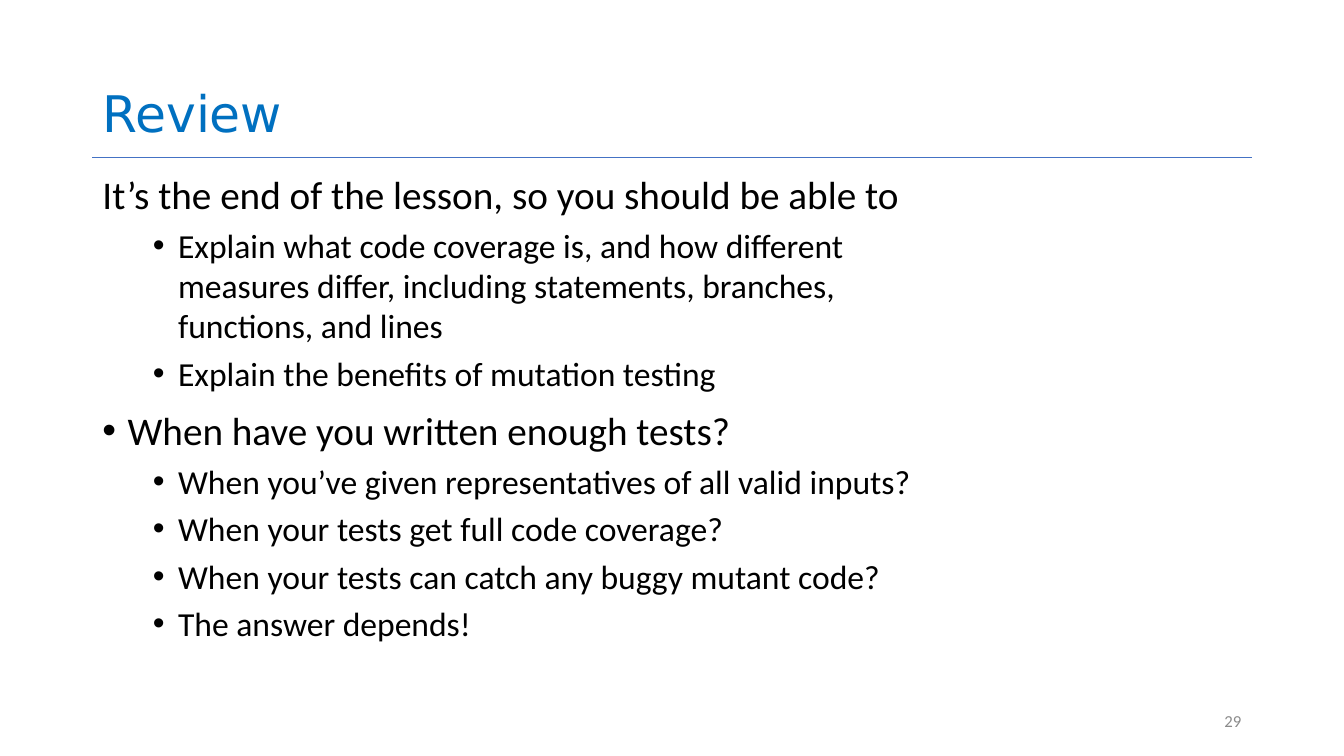
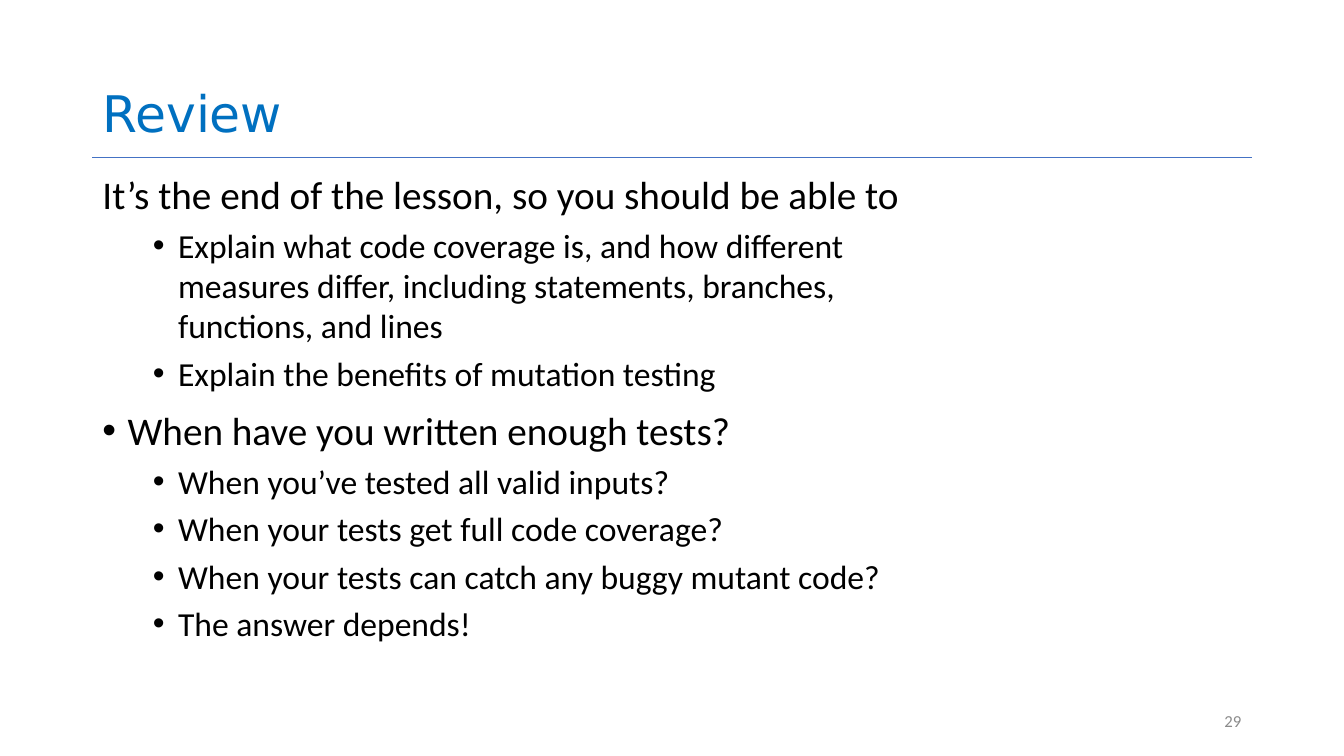
Before and after one commit to rimshaTest/CS4530-Spring-2026, a slide deck: slide 29 of Slides/Module 03.2 Code Coverage.pptx. Drawn at 1344x756 pixels with LibreOffice and Linux fonts; fonts in the diff are those of the drawing. Boxes give left, top, right and bottom in pixels: in the first picture for what was removed or moved away, otherwise in the second. Text is boxed around its words. In the diff, an @@ line names an element or a change of style, - is before the commit and + after.

```diff
--- a/Slides/Module 03.2 Code Coverage.pptx
+++ b/Slides/Module 03.2 Code Coverage.pptx
@@ text at (x1=178, y1=470, x2=670, y2=500): text changed @@
-  • When you’ve given representatives of all valid inputs?
+  • When you’ve tested all valid inputs?
```
Also in this commit, not shown: 1 other slide changed, 4 other files.
